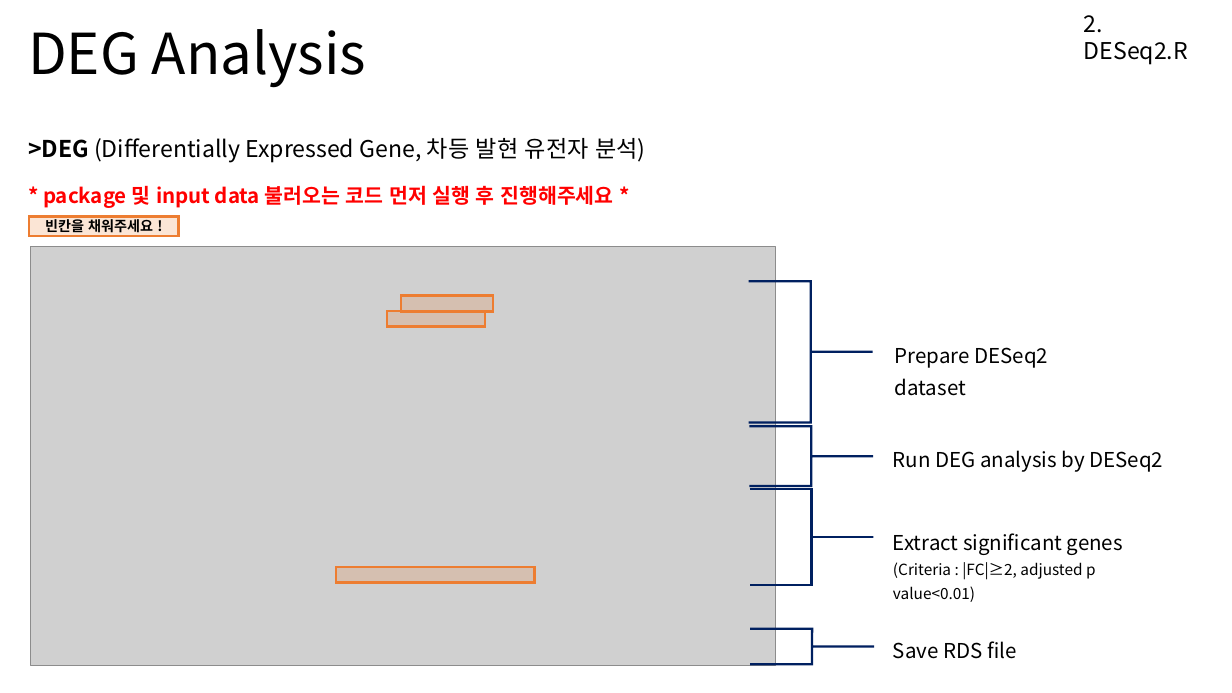
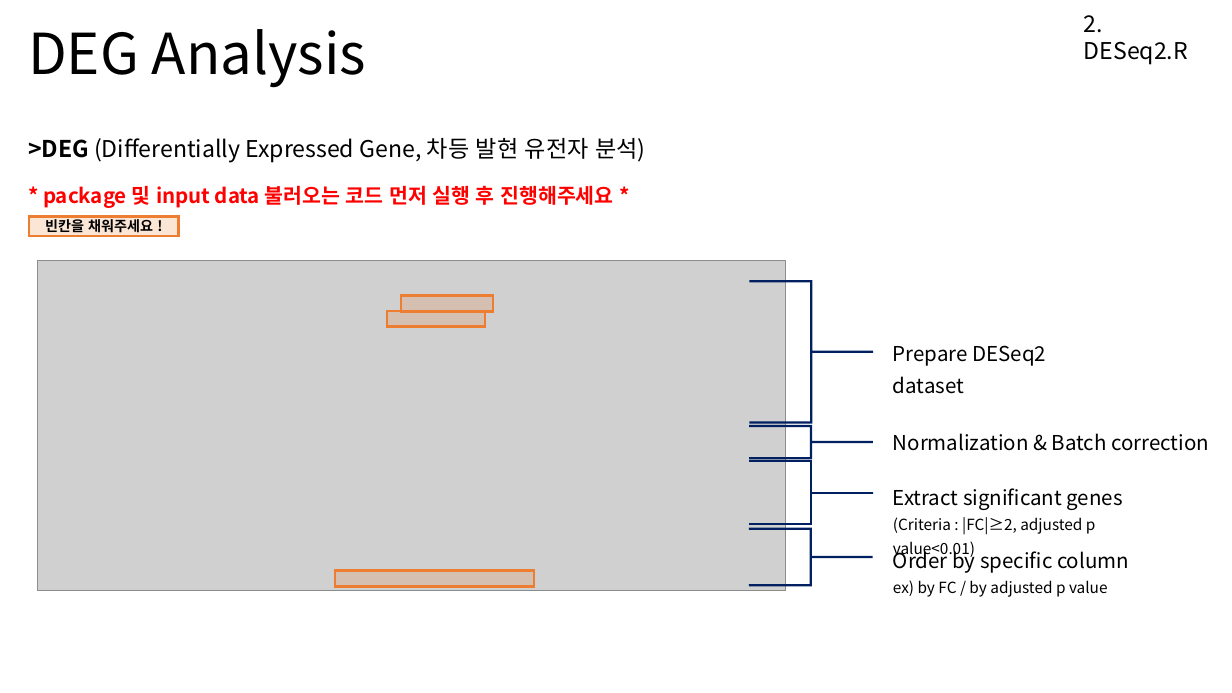
Before and after one commit to Khreat0205/Education_BulkRNAseq, a slide deck: slide 11 of Presentation/2. DESeq2.pptx (slide 12 before the commit). Drawn at 1232x693 pixels with LibreOffice and Linux fonts; fonts in the diff are those of the drawing; grey boxes stand for pictures. Boxes give left, top, right and bottom in pixels: in the first picture for what was removed or moved away, otherwise in the second. Text is boxed around its words. In the diff, an @@ line names an element or a change of style, - is before the commit and + after.

```diff
--- a/Presentation/2. DESeq2.pptx
+++ b/Presentation/2. DESeq2.pptx
@@ picture: place and size @@
-picture at <box>30,247,775,665</box>
+picture at <box>38,261,786,592</box>
@@ right brace: place and size @@
-right brace at <box>750,426,873,486</box>
+right brace at <box>750,426,873,458</box>
@@ text at <box>893,433,1209,451</box>: text changed @@
-Run DEG analysis by DESeq2
+Normalization & Batch correction
@@ right brace: place and size @@
-right brace at <box>750,489,873,585</box>
+right brace at <box>750,461,873,524</box>
@@ text "Extract significant genes": place and size @@
-text "Extract significant genes" at <box>893,533,1123,602</box>
+text "Extract significant genes" at <box>893,488,1123,558</box>
@@ right brace: place and size @@
-right brace at <box>750,629,874,665</box>
+right brace at <box>749,529,872,585</box>
@@ text added at <box>893,548,1129,597</box>, 12 pt, text #000000 @@
+Order by specific column
+ex) by FC / by adjusted p value
@@ rectangle: place and size @@
-rectangle at <box>336,567,535,583</box>
+rectangle at <box>335,571,534,587</box>
@@ text removed at <box>893,641,1016,659</box> @@
-Save RDS file
```
Also in this commit, not shown: 3 other slides changed, 1 slide removed.
